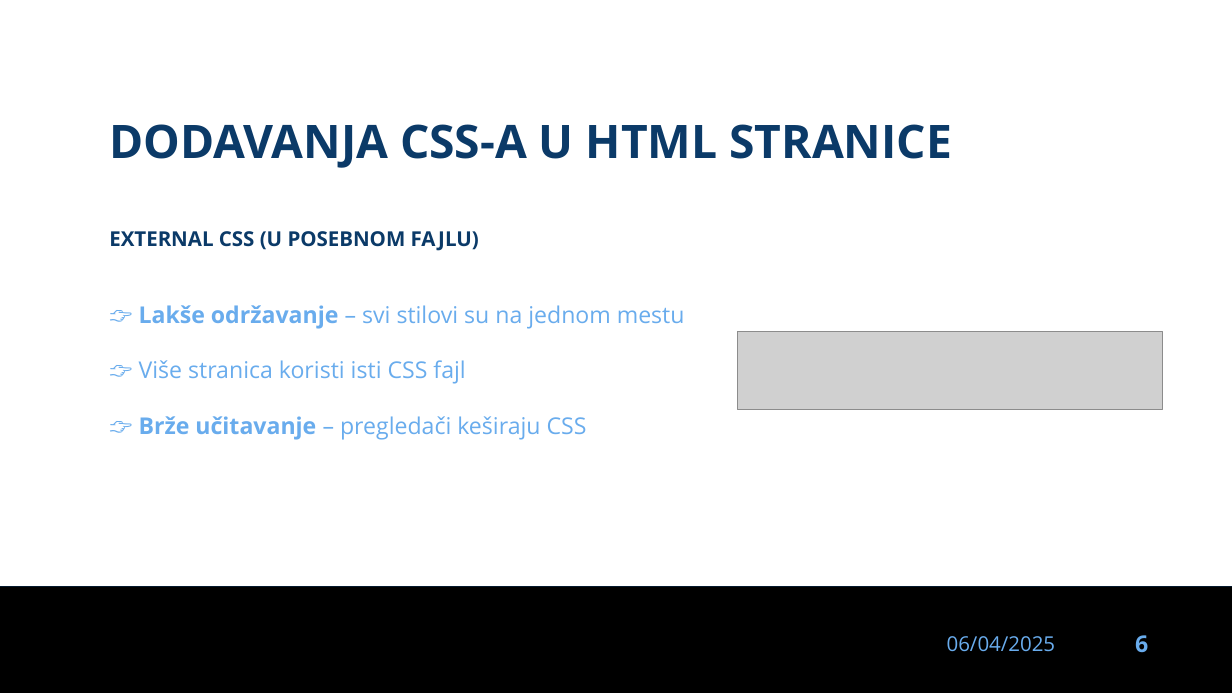
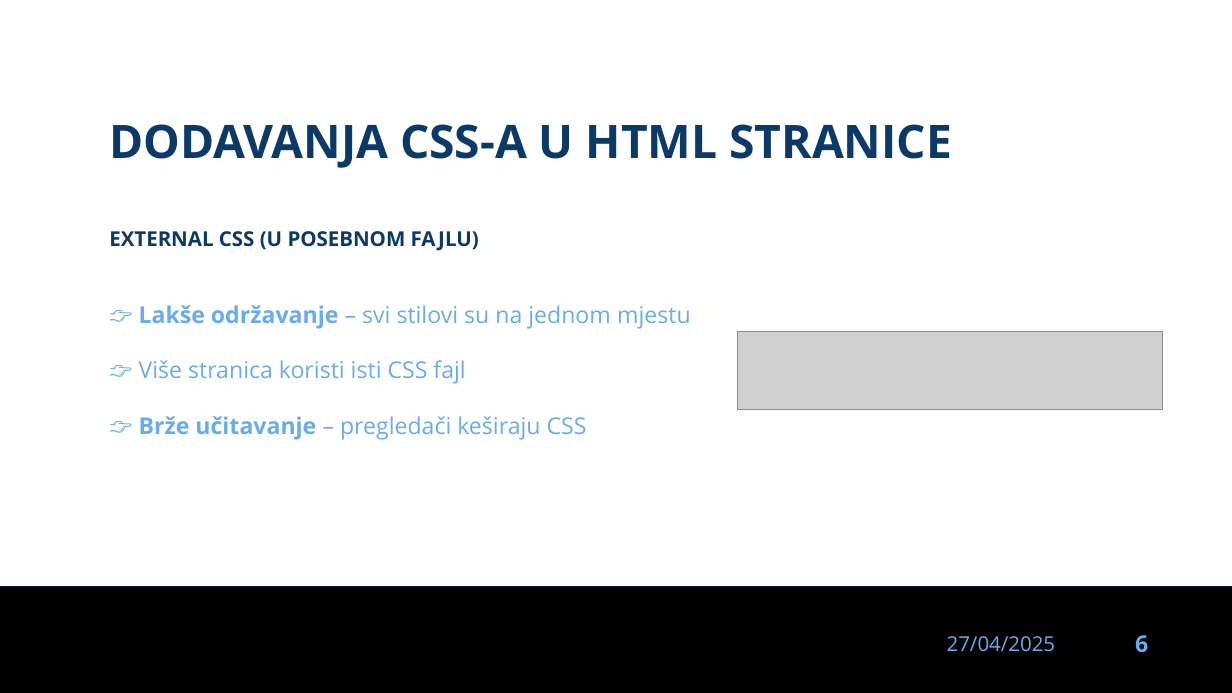
Before and after one commit to dinoDuvnjak/CTK, a slide deck: slide 6 of Bootcamp/css-uvod/css-uvod.pptx. Drawn at 1232x693 pixels with LibreOffice and Linux fonts; fonts in the diff are those of the drawing; grey boxes stand for pictures; background and template pictures are left out. Boxes give left, top, right and bottom in pixels: in the first picture for what was removed or moved away, otherwise in the second. Text is boxed around its words. In the diff, an @@ line names an element or a change of style, - is before the commit and + after.

```diff
--- a/Bootcamp/css-uvod/css-uvod.pptx
+++ b/Bootcamp/css-uvod/css-uvod.pptx
@@ text at (139, 305, 691, 329): text changed @@
-👉 Lakše održavanje – svi stilovi su na jednom mestu
+👉 Lakše održavanje – svi stilovi su na jednom mjestu
@@ text at (947, 636, 1056, 652): text changed @@
-06/04/2025
+27/04/2025
```
Also in this commit, not shown: 34 other slides changed, 3 slides added, 8 other files.
